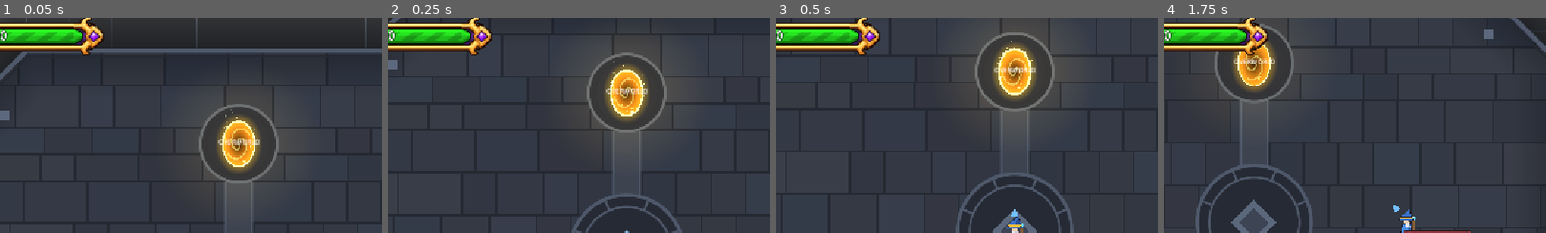
Above: before the commit, frames 1-4 (left to right).
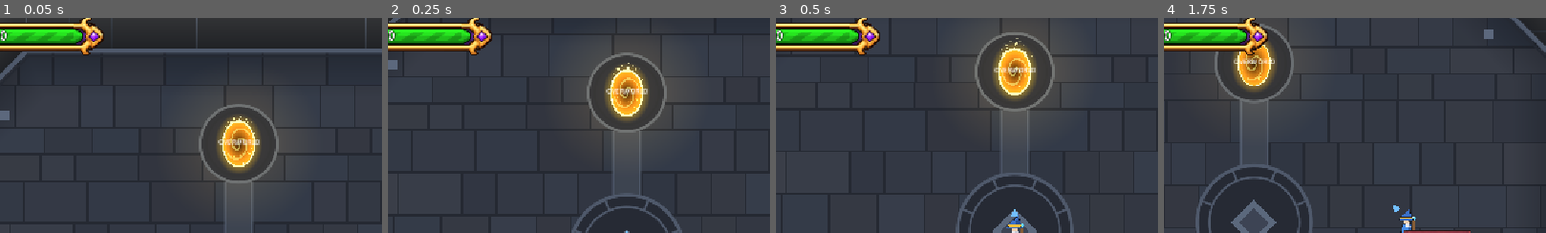
Above: after the commit, the same moments.

Repository: BestestGameStudio/gangU
Game: Godot game, scene res://scenes/main.tscn
Two runs of this game, one before a commit and one after it. Both use one fixed random seed, a clock stepped at 60 frames per second and the inputs below.
Inputs (mouse positions are % of the whole screen's width and height, from its top left):
- Up to frame 1 (0.05 s): no input
- Up to frame 2 (0.25 s): no input
- Up to frame 3 (0.5 s): no input
- Up to frame 4 (1.75 s): tap Enter at 0.5 s; move the mouse to (72, 45) at 0.52 s; hold D (move_right) 0.53-1.25 s; hold Space (cast) 0.53-1.25 s; click (72, 45) at 0.67 s; drag from (30, 55) to (35, 13) at 1.27 s
The pictures show only the part of the screen within x 19-69%, y 2-52%; the shares and areas given below are measured in that part.

The runs differ from the first frame. In frame 1, 0.1% of the frame differs, in the area x 58-67%, y 42-69%; in frame 2, 0.1%, in the area x 58-68%, y 20-45%; in frame 3, less than 0.1%; in frame 4, nothing differs.

Commit message:
#448: day/night cycle foundations
Root-parked DayNightClock (600s full cycle, time_of_day in [0,1)) that
keeps running through area swaps and scene reloads, plus a CanvasModulate
tint driver in scenes/overworld.tscn with a smoothstep keyframed ramp
(midnight dark blue, warm sunrise/sunset, white noon). Visual-only
foundations; no gameplay effects read the clock yet. Gate/portal
PointLight2D lighting (#189) untouched.

#351: the clock does NOT reset on death (persistent world state, not run
state) - implementer's pick, flagged for Daniel.

Tests: scripts/test448_day_night.gd (21 checks, all pass).

Diff:
--- a/scenes/overworld.tscn
+++ b/scenes/overworld.tscn
@@ -1,8 +1,9 @@
-[gd_scene load_steps=21 format=3 uid="uid://bgangu346ovw"]
+[gd_scene load_steps=22 format=3 uid="uid://bgangu346ovw"]
 
 [ext_resource type="Script" path="res://scripts/overworld_ground.gd" id="346_ground"]
 [ext_resource type="Script" path="res://scripts/terrain_map.gd" id="391_terrain"]
 [ext_resource type="Script" path="res://scripts/terrain_block_visuals.gd" id="437_blockvis"]
+[ext_resource type="Script" path="res://scripts/day_night_tint.gd" id="448_tint"]
 [ext_resource type="Script" path="res://scripts/entrance_guards.gd" id="346_guards"]
 [ext_resource type="PackedScene" uid="uid://bgangu7gate" path="res://scenes/gate.tscn" id="346_gate"]
 [ext_resource type="PackedScene" uid="uid://bgangu7dna" path="res://scenes/dungeon_a.tscn" id="346_dna"]
@@ -35,6 +36,9 @@
 [node name="BlockVisuals" type="Node2D" parent="."]
 script = ExtResource("437_blockvis")
 map_path = NodePath("../Terrain")
+
+[node name="DayNightTint" type="CanvasModulate" parent="."]
+script = ExtResource("448_tint")
 
 [node name="TitleLayer" type="CanvasLayer" parent="."]
 layer = 2
--- /dev/null
+++ b/scripts/day_night_clock.gd
@@ -0,0 +1,83 @@
+extends Node
+class_name DayNightClock
+## #448 (Daniel, 2026-11-09): foundations for a day/night cycle. One node,
+## parked on the SceneTree ROOT (not inside any area scene): the overworld
+## is freed on every area swap (main.gd _swap), so anything living in
+## overworld.tscn would stop the moment the player enters a dungeon - and
+## Daniel's call is that the clock KEEPS RUNNING in dungeons ("Keep
+## running"). Root-parking also survives reload_current_scene, like the
+## other persistent managers.
+##
+## Visual-only foundations: the clock exposes a time and a tint; no
+## gameplay effects (enemies, spawns, drops) read it yet.
+##
+## #351 FLAG (unspecified by Daniel, implementer's pick): the clock does
+## NOT reset on death. It stays out of RunManager.RUN_STATE_GROUP - time of
+## day is persistent world state (like the Bestiary's meta records), not
+## run state, and resetting the clock on death would be a gameplay effect,
+## which this issue rules out of scope.
+
+## One full day/night cycle in seconds (Daniel: "about 10 minutes" -> 600).
+const CYCLE_SECONDS := 600.0
+const GROUP := &"day_night_clock"
+
+## Fraction of the cycle in [0, 1): 0.0 midnight, 0.25 sunrise, 0.5 noon,
+## 0.75 sunset. Runs start mid-morning so the world opens in daylight.
+var time_of_day := 0.35
+
+func _ready() -> void:
+	add_to_group(GROUP)
+
+func _process(delta: float) -> void:
+	advance(delta)
+
+## Advance the clock; wraps at the end of the cycle. Pulled out of
+## _process so harnesses can drive it deterministically.
+func advance(delta: float) -> void:
+	time_of_day = fposmod(time_of_day + delta / CYCLE_SECONDS, 1.0)
+
+## The CanvasModulate tint for the current time. White = unmodified
+## daylight; the night tint is a dark blue so local lights (gate and
+## portal PointLight2D, #189) keep glowing on top of it.
+func tint_color() -> Color:
+	return _sample_tint(time_of_day)
+
+## Keyframed tint ramp, smoothstep-blended between keys so dawn and dusk
+## ease instead of snapping.
+const TINT_KEYS: Array = [
+	[0.00, Color(0.30, 0.33, 0.55)], # midnight
+	[0.18, Color(0.30, 0.33, 0.55)], # night holds
+	[0.29, Color(1.00, 0.78, 0.60)], # sunrise warms up
+	[0.37, Color(1.00, 1.00, 1.00)], # full day
+	[0.64, Color(1.00, 1.00, 1.00)], # day holds
+	[0.72, Color(1.00, 0.70, 0.52)], # sunset
+	[0.82, Color(0.30, 0.33, 0.55)], # night falls
+	[1.00, Color(0.30, 0.33, 0.55)], # wraps to midnight
+]
+
+static func _sample_tint(t: float) -> Color:
+	for i in range(1, TINT_KEYS.size()):
+		var t1: float = TINT_KEYS[i][0]
+		if t <= t1:
+			var t0: float = TINT_KEYS[i - 1][0]
+			var span := t1 - t0
+			var f := 0.0 if span <= 0.0 else clampf((t - t0) / span, 0.0, 1.0)
+			f = f * f * (3.0 - 2.0 * f) # smoothstep
+			return (TINT_KEYS[i - 1][1] as Color).lerp(TINT_KEYS[i][1], f)
+	return TINT_KEYS[0][1]
+
+## Find the parked clock, or null when nothing parked one yet.
+static func find_clock(tree: SceneTree) -> DayNightClock:
+	return tree.get_first_node_in_group(GROUP) as DayNightClock
+
+## Find or park the ONE shared clock on the tree root. Idempotent; called
+## by main.gd at boot and by the overworld tint driver, so harnesses that
+## mount only the overworld still get a clock.
+static func ensure(tree: SceneTree) -> DayNightClock:
+	var existing := find_clock(tree)
+	if existing != null:
+		return existing
+	var clock := DayNightClock.new()
+	clock.name = "DayNightClock"
+	tree.root.add_child.call_deferred(clock)
+	return clock
--- /dev/null
+++ b/scripts/day_night_tint.gd
@@ -0,0 +1,14 @@
+extends CanvasModulate
+class_name DayNightTint
+## #448: the overworld's day/night tint. Lives in scenes/overworld.tscn and
+## simply follows the root-parked DayNightClock - the clock itself is
+## outside this scene so it keeps running while the player is in dungeons.
+## Visual only for now: nothing gameplay-side reads the time of day.
+
+func _ready() -> void:
+	DayNightClock.ensure(get_tree())
+
+func _process(_delta: float) -> void:
+	var clock := DayNightClock.find_clock(get_tree())
+	if clock != null:
+		color = clock.tint_color()
--- a/scripts/main.gd
+++ b/scripts/main.gd
@@ -23,6 +23,9 @@
 	grid.name = "BackgroundGrid"
 	add_child(grid)
 	move_child(grid, 0)
+	# #448: the day/night clock is parked on the tree root (not under Main or
+	# any area) so it keeps running through area swaps and scene reloads.
+	DayNightClock.ensure(get_tree())
 	var rm := RunManager.new()
 	rm.name = "RunManager"
 	rm.player = $Player
--- /dev/null
+++ b/scripts/test448_day_night.gd
@@ -0,0 +1,109 @@
+extends SceneTree
+## #448 acceptance harness: a root-parked day/night clock (keeps running in
+## dungeons and across reloads), ~10 minute cycle, overworld CanvasModulate
+## tint follows it, gate PointLight2D untouched. Run:
+## godot --headless --path . -s scripts/test448_day_night.gd
+
+var failures := 0
+
+func _check(ok: bool, label: String) -> void:
+	if ok:
+		print("[448] ", label, " -> PASS")
+	else:
+		failures += 1
+		print("[448] ", label, " -> FAIL")
+
+func _initialize() -> void:
+	# (1) Cycle and wrapping.
+	_check(DayNightClock.CYCLE_SECONDS == 600.0, "(1) full cycle is 600s (~10 minutes)")
+	var clock := DayNightClock.new()
+	clock.time_of_day = 0.35
+	clock.advance(300.0) # half a cycle
+	_check(is_equal_approx(clock.time_of_day, 0.85), "(1) advance half a cycle (got %.3f)" % clock.time_of_day)
+	clock.advance(300.0) # wraps
+	_check(is_equal_approx(clock.time_of_day, 0.35), "(1) wraps at the end of the cycle (got %.3f)" % clock.time_of_day)
+	clock.advance(-700.0) # negative deltas stay in range too
+	_check(is_equal_approx(clock.time_of_day, 0.35 - 700.0 / 600.0 + 2.0) or (clock.time_of_day >= 0.0 and clock.time_of_day < 1.0), "(1) time stays in [0,1)")
+
+	# (2) Tint ramp: noon is unmodified daylight, midnight is a dark blue,
+	# sunrise/sunset warm, and the ramp has no jumps.
+	var noon := DayNightClock._sample_tint(0.5)
+	_check(noon.r > 0.95 and noon.g > 0.95 and noon.b > 0.95, "(2) noon tint is white (got %s)" % noon)
+	var midnight := DayNightClock._sample_tint(0.0)
+	_check(midnight.r < 0.5 and midnight.b > midnight.r, "(2) midnight tint is dark blue (got %s)" % midnight)
+	var sunrise := DayNightClock._sample_tint(0.29)
+	_check(sunrise.r > sunrise.b, "(2) sunrise tint is warm (got %s)" % sunrise)
+	var sunset := DayNightClock._sample_tint(0.72)
+	_check(sunset.r > sunset.b, "(2) sunset tint is warm (got %s)" % sunset)
+	var prev := DayNightClock._sample_tint(0.0)
+	var max_step := 0.0
+	for i in range(1, 400):
+		var c := DayNightClock._sample_tint(float(i) / 400.0)
+		max_step = maxf(max_step, absf(c.r - prev.r) + absf(c.g - prev.g) + absf(c.b - prev.b))
+		prev = c
+	_check(max_step < 0.05, "(2) tint ramp is continuous (max step %.4f)" % max_step)
+
+	# (3) Parking: ensure() is idempotent, root-parked, and the clock
+	# survives reload_current_scene (keeps running through death/dungeons).
+	var c1 := DayNightClock.ensure(self)
+	await process_frame
+	await process_frame
+	var c2 := DayNightClock.ensure(self)
+	_check(c1 == c2, "(3) ensure() returns the one shared clock")
+	_check(c1.get_parent() == root, "(3) clock is parked on the tree root")
+	c1.time_of_day = 0.9
+	_check(not c1.is_in_group(RunManager.RUN_STATE_GROUP), "(3) clock is NOT run state (does not reset on death - flagged for Daniel)")
+	RunManager.reset_persistent_run_state(self)
+	_check(is_equal_approx(c1.time_of_day, 0.9), "(3) run-state reset leaves the clock alone")
+	var scene := Node2D.new()
+	root.add_child(scene)
+	current_scene = scene
+	await process_frame
+	reload_current_scene()
+	await process_frame
+	await process_frame
+	var c3 := DayNightClock.find_clock(self)
+	_check(c3 == c1, "(3) same clock instance survives a scene reload")
+	_check(c3 != null and c3.time_of_day > 0.89, "(3) time kept (and kept advancing) across the reload")
+	current_scene = null
+	scene.queue_free()
+
+	# (4) The overworld scene carries a CanvasModulate tint driver that
+	# follows the clock.
+	var area: Node = load("res://scenes/overworld.tscn").instantiate()
+	root.add_child(area)
+	await process_frame
+	await process_frame
+	var mod: CanvasModulate = null
+	for n in area.find_children("*", "CanvasModulate", true, false):
+		mod = n
+	_check(mod != null, "(4) overworld has a CanvasModulate")
+	if mod != null:
+		_check(mod is DayNightTint, "(4) it is driven by the day/night tint script")
+		c1.time_of_day = 0.0
+		await process_frame
+		await process_frame
+		_check(mod.color.is_equal_approx(DayNightClock._sample_tint(0.0)), "(4) tint follows the clock at midnight (got %s)" % mod.color)
+		c1.time_of_day = 0.5
+		await process_frame
+		await process_frame
+		_check(mod.color.is_equal_approx(Color.WHITE), "(4) tint is unmodified daylight at noon")
+
+	# (5) Gate/portal lighting untouched by the tint work: the gate still
+	# carries its PointLight2D with its authored energy.
+	var gate: Node = load("res://scenes/gate.tscn").instantiate()
+	root.add_child(gate)
+	var light: PointLight2D = null
+	for n in gate.find_children("*", "PointLight2D", true, false):
+		light = n
+	_check(light != null and light.energy > 0.0, "(5) gate PointLight2D present and lit")
+	gate.queue_free()
+	area.queue_free()
+	c1.queue_free()
+
+	print("[448] failures=%d" % failures)
+	if failures > 0:
+		print("[448] FAILURES PRESENT")
+	else:
+		print("[448] ALL PASS")
+	quit(failures)
